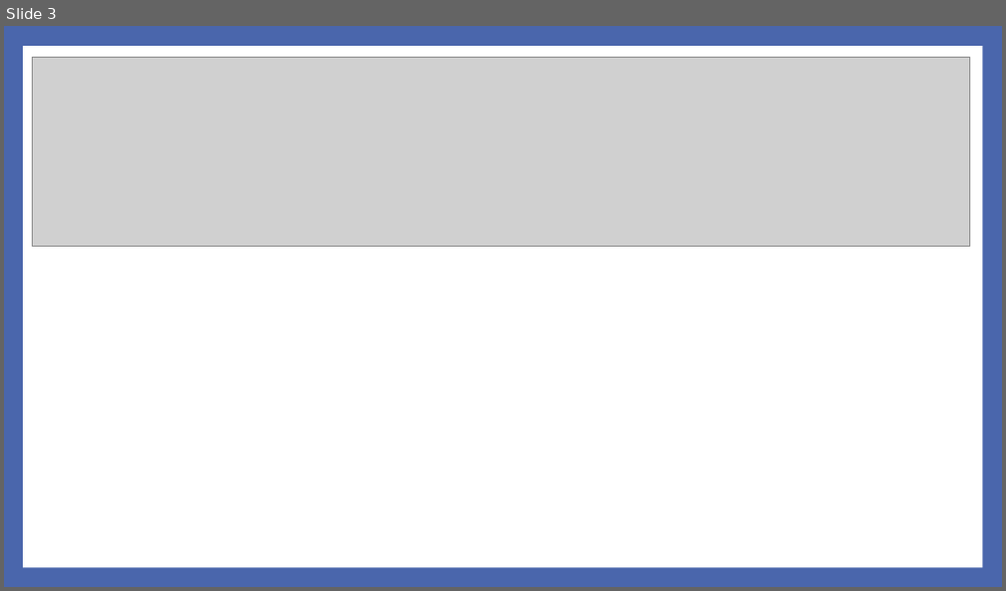
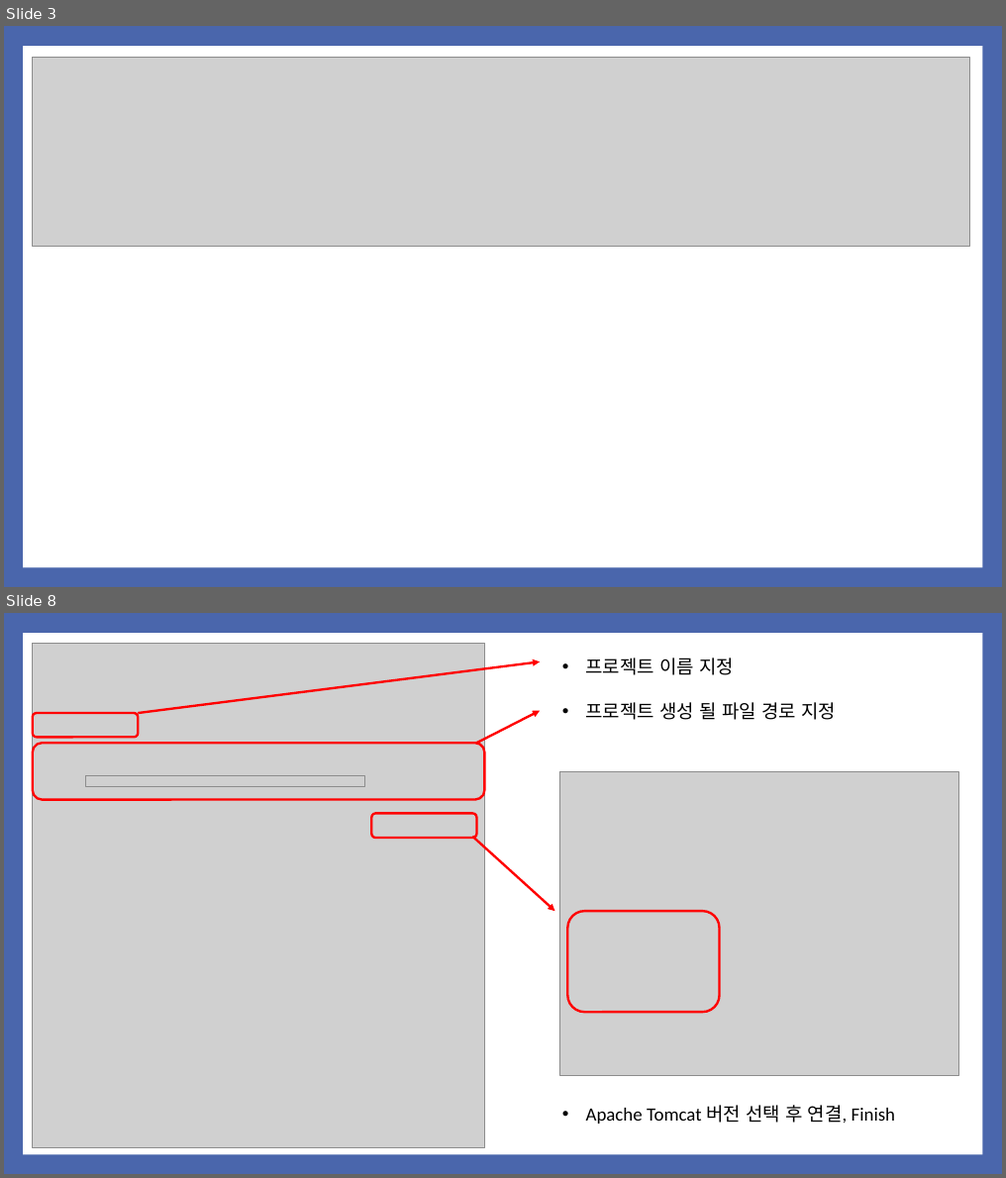
Before and after one commit to noheul1030/KOPO-HTML, a slide deck: 과제PPT/기업업무 4강 JSP_DB연동.pptx. Shown one above the other, each under a label of ours: slide 3 before the commit, slides 3 and 8 after it; the slides between them are not shown. The pictures are 1006x591 and 1006x1178 pixels, drawn with LibreOffice and Linux fonts; fonts in the diff are those of the drawing; grey boxes stand for pictures. Boxes give left, top, right and bottom in pixels: in the first picture for what was removed or moved away, otherwise in the second. Text is boxed around its words. In the diff, an @@ line names an element or a change of style, - is before the commit and + after.

```diff
--- a/과제PPT/기업업무 4강 JSP_DB연동.pptx
+++ b/과제PPT/기업업무 4강 JSP_DB연동.pptx
@@ slide 8 added at (x1=4, y1=613, x2=1002, y2=1174), background #4A66AC; not listed: 1 template element that a slide beside it also shows @@
@@ picture added at (x1=33, y1=643, x2=484, y2=1149) @@
@@ arrow added from (138, 713) to (540, 662), #FF0000 2.25 pt @@
@@ text added at (x1=586, y1=658, x2=836, y2=720), 18 pt, text #000000 @@
+• 프로젝트 이름 지정
+• 프로젝트 생성 될 파일 경로 지정
@@ rounded rectangle added at (x1=33, y1=713, x2=138, y2=738), outline #FF0000 2.25 pt @@
@@ arrow added from (477, 744) to (540, 711), #FF0000 2.25 pt @@
@@ rounded rectangle added at (x1=33, y1=744, x2=484, y2=800), outline #FF0000 2.25 pt @@
@@ picture added at (x1=85, y1=776, x2=364, y2=786) @@
@@ picture added at (x1=559, y1=771, x2=958, y2=1075) @@
@@ rounded rectangle added at (x1=371, y1=814, x2=476, y2=839), outline #FF0000 2.25 pt @@
@@ arrow added from (472, 837) to (555, 911), #FF0000 2.25 pt @@
@@ rounded rectangle added at (x1=567, y1=911, x2=720, y2=1012), outline #FF0000 2.25 pt @@
@@ text added at (x1=586, y1=1105, x2=896, y2=1124), 18 pt, text #000000 @@
+• Apache Tomcat 버전 선택 후 연결, Finish
```
Also in this commit, not shown: 19 other slides added, 12 slides removed.
